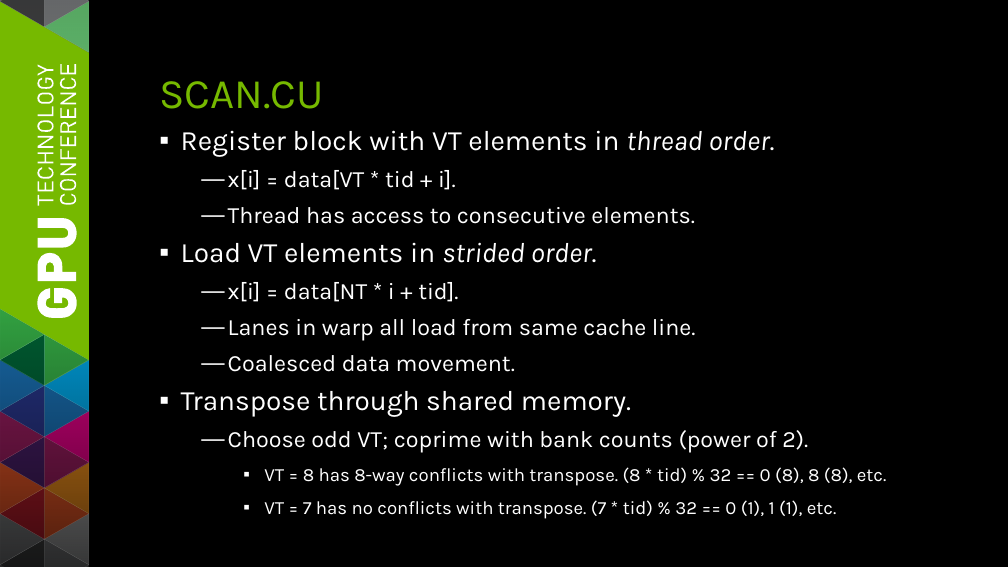
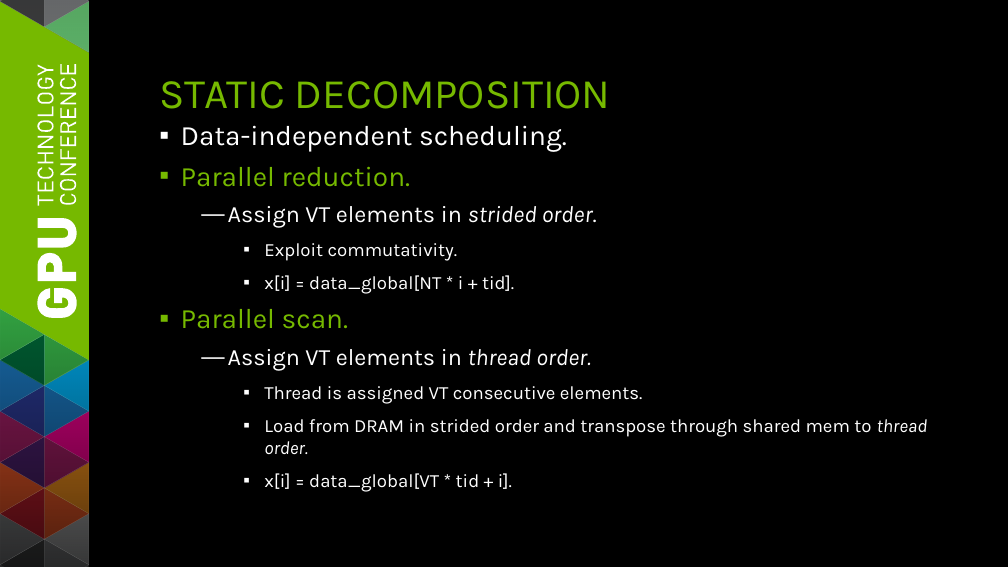
Before and after one commit to seanbaxter/gtc_2014, a slide deck: slide 6 of gtc_2014_sean_baxter.pptx (slide 9 before the commit). Drawn at 1008x567 pixels with LibreOffice and Linux fonts; fonts in the diff are those of the drawing. Boxes give left, top, right and bottom in pixels: in the first picture for what was removed or moved away, otherwise in the second. Text is boxed around its words. In the diff, an @@ line names an element or a change of style, - is before the commit and + after.

```diff
--- a/gtc_2014_sean_baxter.pptx
+++ b/gtc_2014_sean_baxter.pptx
@@ title at (159,81,611,109): text changed @@
-SCAN.CU
+STATIC DECOMPOSITION
@@ text at (181,125,928,492): text changed; size 20 to 16 pt @@
-▪ Register block with VT elements in thread order.
-  — x[i] = data[VT * tid + i].
-  — Thread has access to consecutive elements.
-▪ Load VT elements in strided order.
-  — x[i] = data[NT * i + tid].
-  — Lanes in warp all load from same cache line.
-  — Coalesced data movement.
-▪ Transpose through shared memory.
-  — Choose odd VT; coprime with bank counts (power of 2).
-    ▪ VT = 8 has 8-way conflicts with transpose. (8 * tid) % 32 == 0 (8), 8 (8), etc.
-    ▪ VT = 7 has no conflicts with transpose. (7 * tid) % 32 == 0 (1), 1 (1), etc.
+▪ Data-independent scheduling.
+▪ Parallel reduction.
+  — Assign VT elements in strided order.
+    ▪ Exploit commutativity.
+    ▪ x[i] = data_global[NT * i + tid].
+▪ Parallel scan.
+  — Assign VT elements in thread order.
+    ▪ Thread is assigned VT consecutive elements.
+    ▪ Load from DRAM in strided order and transpose through shared mem to thread order.
+    ▪ x[i] = data_global[VT * tid + i].
```
Also in this commit, not shown: 2 other slides changed, 13 slides added, 4 slides removed, 4 other files.
